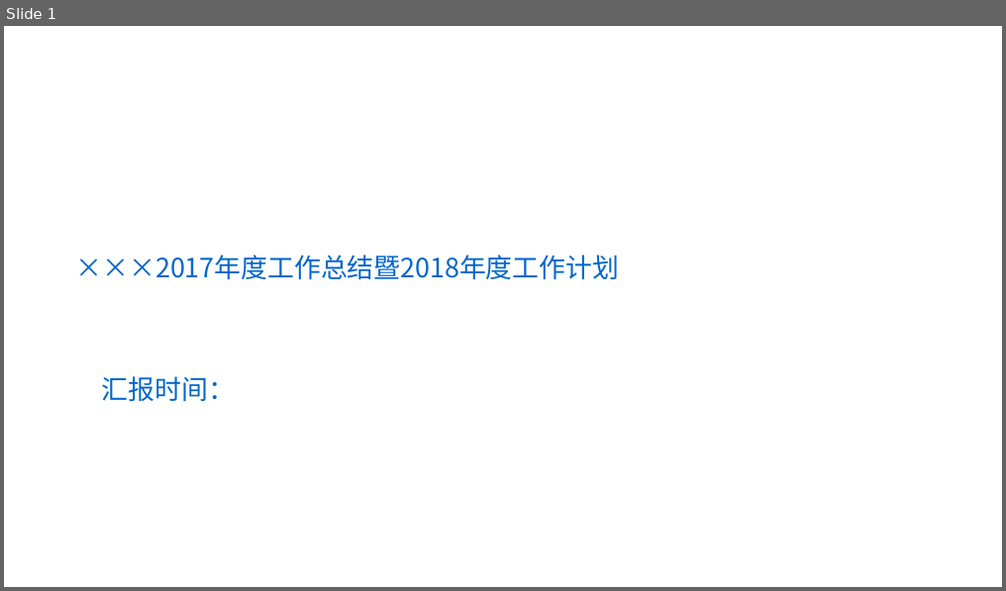
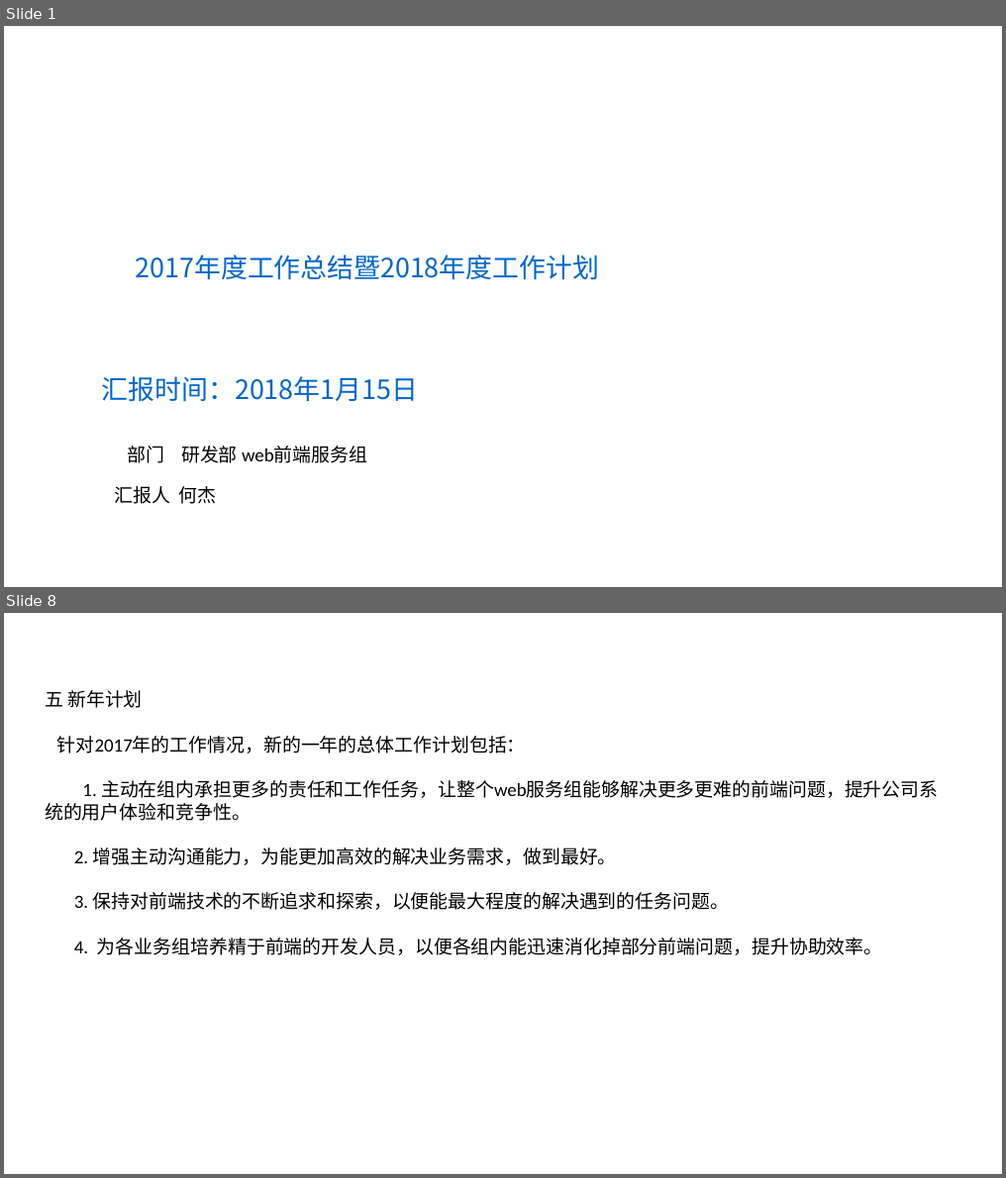
Before and after one commit to hiliny/lessonProject, a slide deck: documents/胜意科技PPT模版 (2).pptx. Shown one above the other, each under a label of ours: slide 1 before the commit, slides 1 and 8 after it; the slides between them are not shown. The pictures are 1006x591 and 1006x1178 pixels, drawn with LibreOffice and Linux fonts; fonts in the diff are those of the drawing; background and template pictures are left out. Boxes give left, top, right and bottom in pixels: in the first picture for what was removed or moved away, otherwise in the second. Text is boxed around its words. In the diff, an @@ line names an element or a change of style, - is before the commit and + after.

```diff
--- a/documents/胜意科技PPT模版 (2).pptx
+++ b/documents/胜意科技PPT模版 (2).pptx
@@ slide 8 added at (4,613,1002,1174), background picture (left out) @@
@@ text added at (45,690,938,956), 18 pt, text #000000 @@
+五 新年计划
+针对2017年的工作情况，新的一年的总体工作计划包括：
+1. 主动在组内承担更多的责任和工作任务，让整个web服务组能够解决更多更难的前端问题，提升公司系统的用户体验和竞争性。
+2. 增强主动沟通能力，为能更加高效的解决业务需求，做到最好。
+3. 保持对前端技术的不断追求和探索，以便能最大程度的解决遇到的任务问题。
+4. 为各业务组培养精于前端的开发人员，以便各组内能迅速消化掉部分前端问题，提升协助效率。
@@ slide 1 changed as well @@
@@ text at (136,255,599,279): text changed @@
-×××2017年度工作总结暨2018年度工作计划
+2017年度工作总结暨2018年度工作计划
@@ text at (102,376,418,401): text changed @@
-汇报时间：
+汇报时间：2018年1月15日
@@ text added at (127,446,367,464), 18 pt, text #000000 @@
+部门 研发部 web前端服务组
@@ text added at (115,486,217,504), 18 pt, text #000000 @@
+汇报人 何杰
```
Also in this commit, not shown: 6 other slides added, 7 slides removed, 1 other file.
